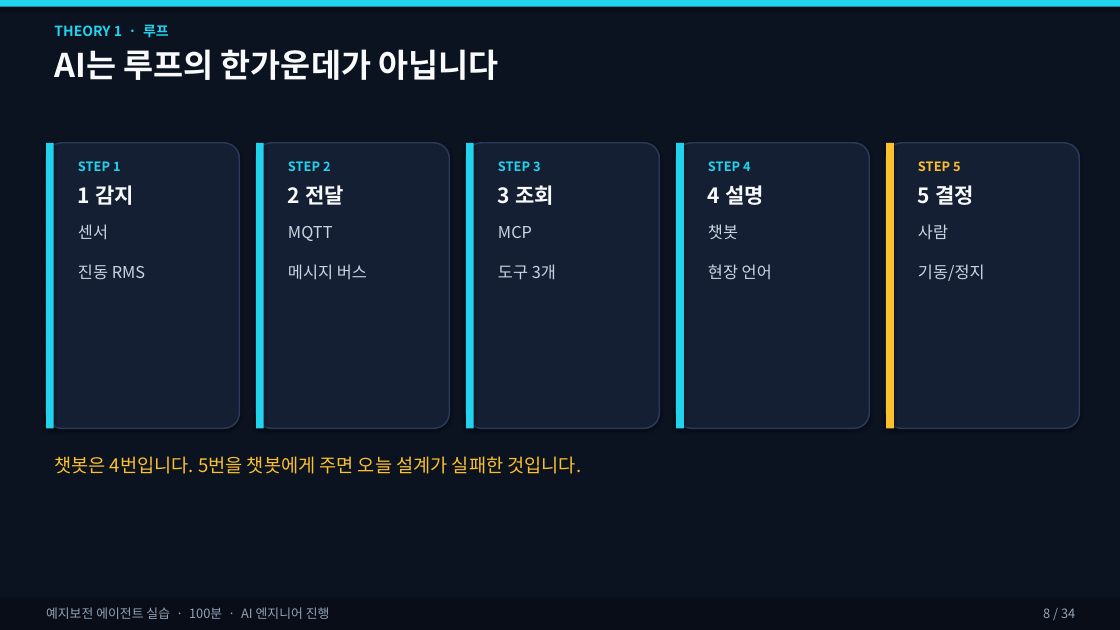
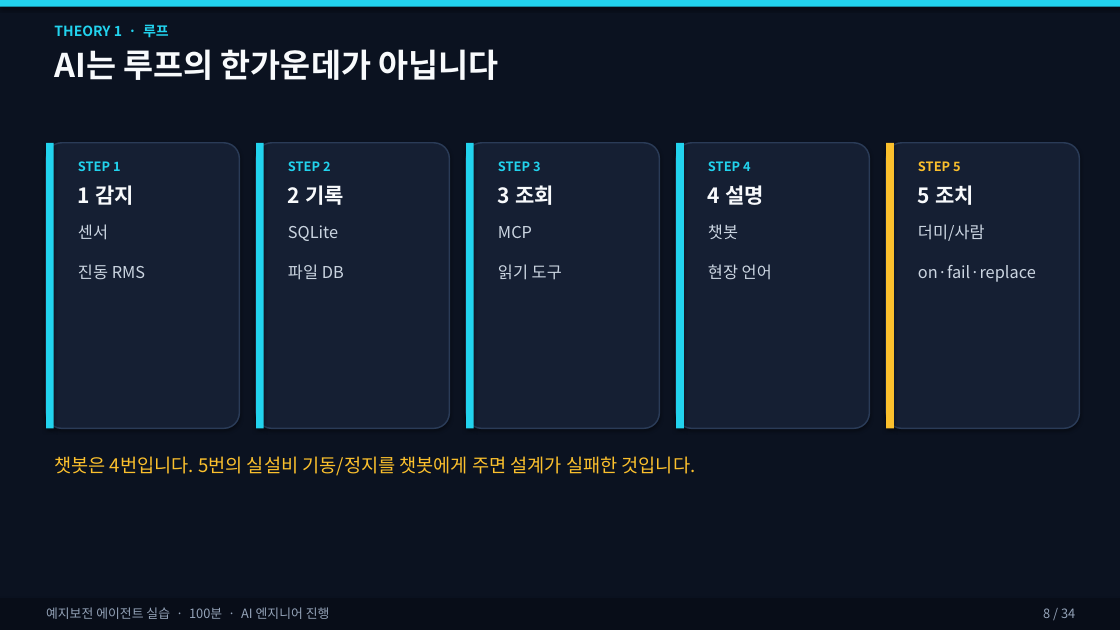
Before and after one commit to ZeroAct/sensor-agent-tutorial, a slide deck: slide 8 of slides/예지보전_에이전트_실습.pptx. Drawn at 1120x630 pixels with LibreOffice and Linux fonts; fonts in the diff are those of the drawing. Boxes give left, top, right and bottom in pixels: in the first picture for what was removed or moved away, otherwise in the second. Text is boxed around its words. In the diff, an @@ line names an element or a change of style, - is before the commit and + after.

```diff
--- a/slides/예지보전_에이전트_실습.pptx
+++ b/slides/예지보전_에이전트_실습.pptx
@@ text at (288,185,344,205): text changed @@
-2 전달
+2 기록
@@ text at (918,185,974,205): text changed @@
-5 결정
+5 조치
@@ text at (288,225,344,280): text changed @@
-MQTT
-메시지 버스
+SQLite
+파일 DB
@@ text at (498,226,562,280): text changed @@
-MCP
-도구 3개
+MCP
+읽기 도구
@@ text at (918,224,1036,282): text changed @@
-사람
-기동/정지
+더미/사람
+on·fail·replace
@@ text at (54,456,696,476): text changed @@
-챗봇은 4번입니다. 5번을 챗봇에게 주면 오늘 설계가 실패한 것입니다.
+챗봇은 4번입니다. 5번의 실설비 기동/정지를 챗봇에게 주면 설계가 실패한 것입니다.
```
Also in this commit, not shown: 18 other slides changed, 30 other files.
